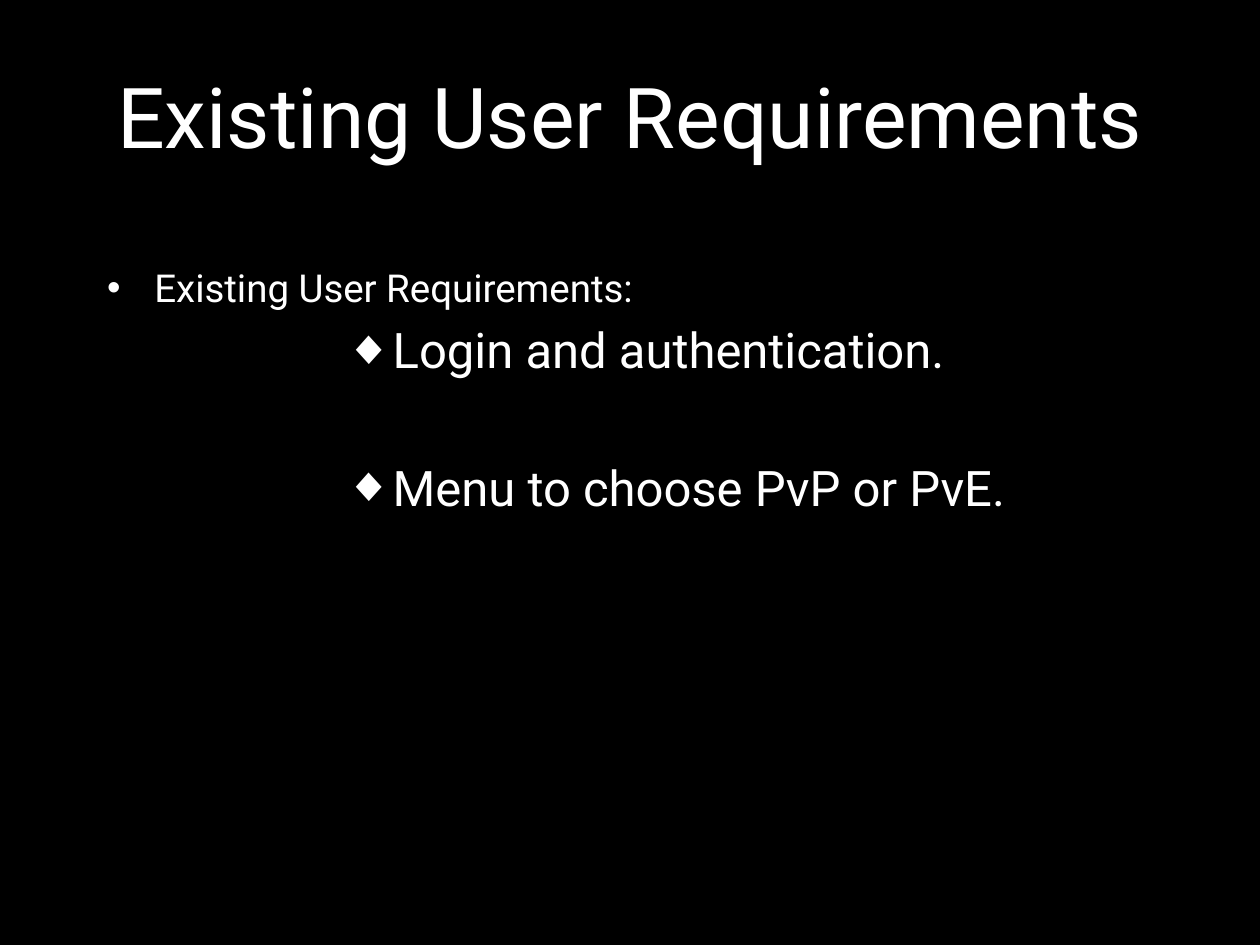
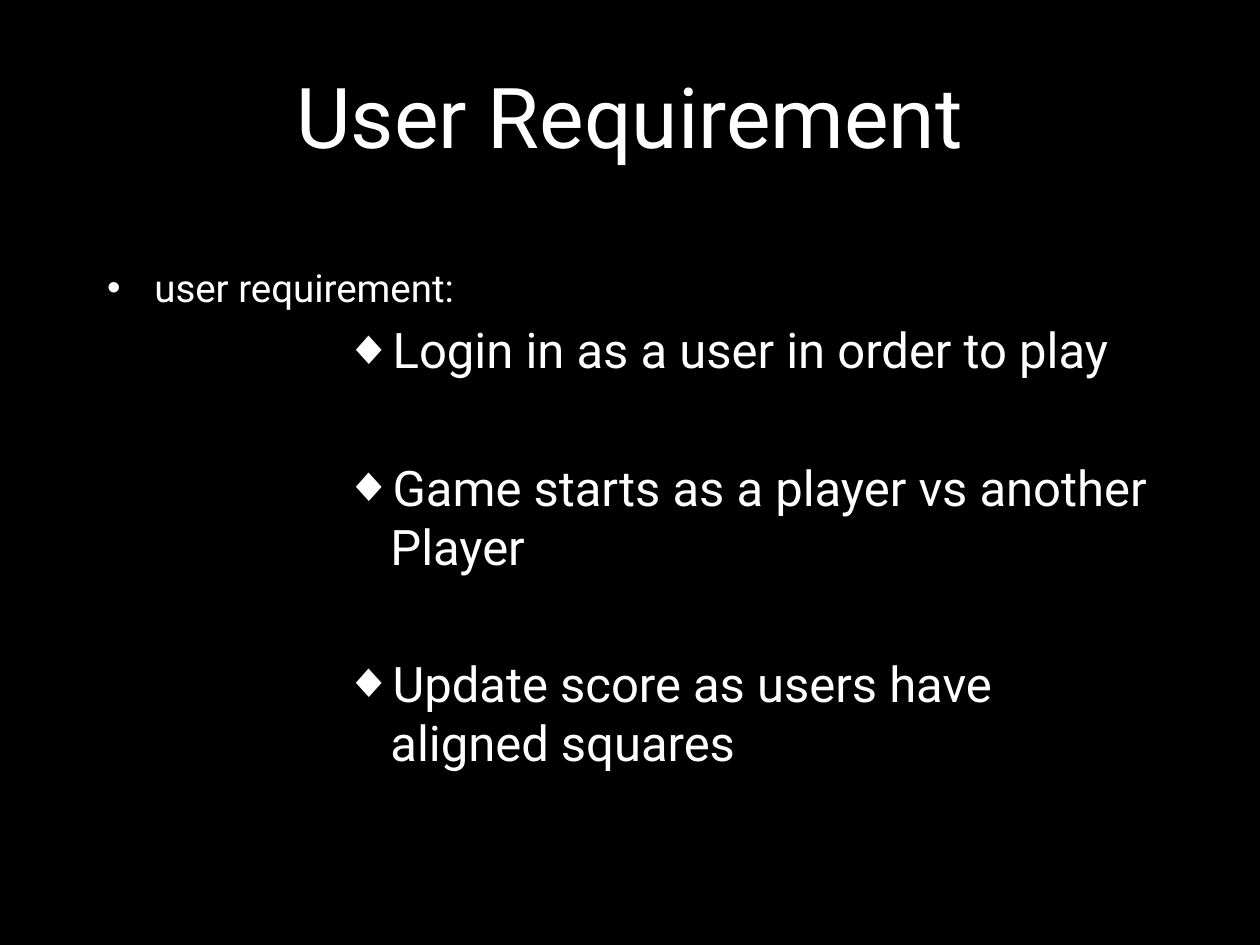
Before and after one commit to Amatarasu/A-Team, a slide deck: slide 5 of Power Point Presentation.pptx (slide 6 before the commit). Drawn at 1260x945 pixels with LibreOffice and Linux fonts; fonts in the diff are those of the drawing; background and template pictures are left out. Boxes give left, top, right and bottom in pixels: in the first picture for what was removed or moved away, otherwise in the second. Text is boxed around its words. In the diff, an @@ line names an element or a change of style, - is before the commit and + after.

```diff
--- a/Power Point Presentation.pptx
+++ b/Power Point Presentation.pptx
@@ title at [296, 87, 963, 165]: text changed @@
-Existing User Requirements
+User Requirement
@@ text at [154, 274, 1147, 772]: text changed @@
-• Existing User Requirements:
-          ◆ Login and authentication.
-          ◆ Menu to choose PvP or PvE.
+• user requirement:
+          ◆ Login in as a user in order to play
+          ◆ Game starts as a player vs another Player
+          ◆ Update score as users have aligned squares
```
Also in this commit, not shown: 5 other slides changed, 1 slide removed, 4 other files.
